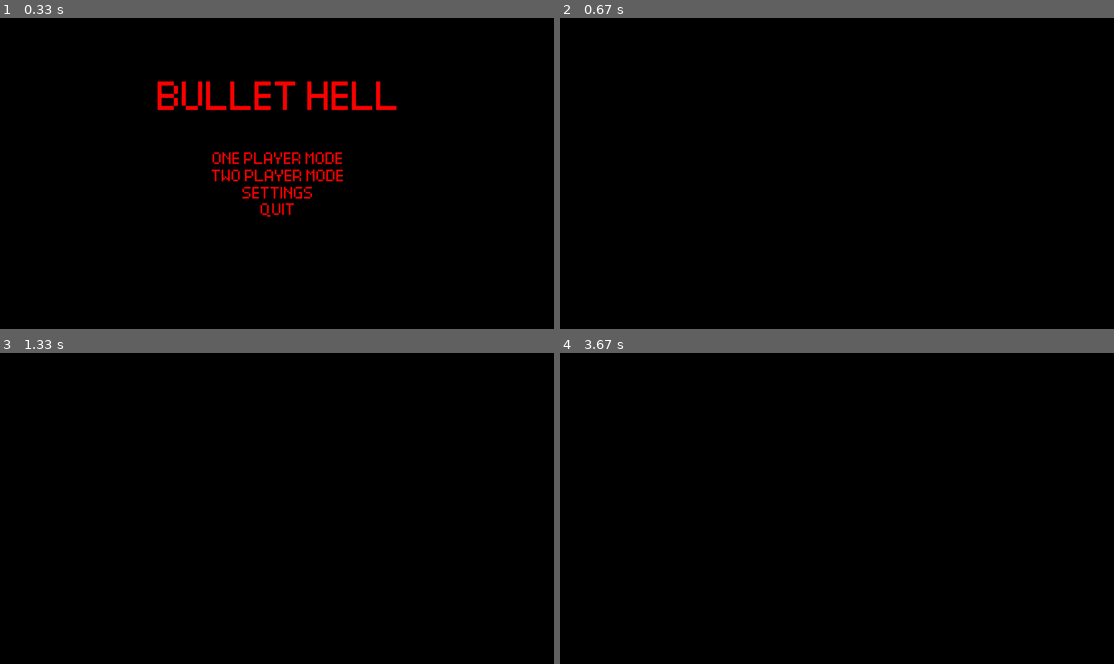
Above: before the commit, frames 1-4 (two rows, left to right).
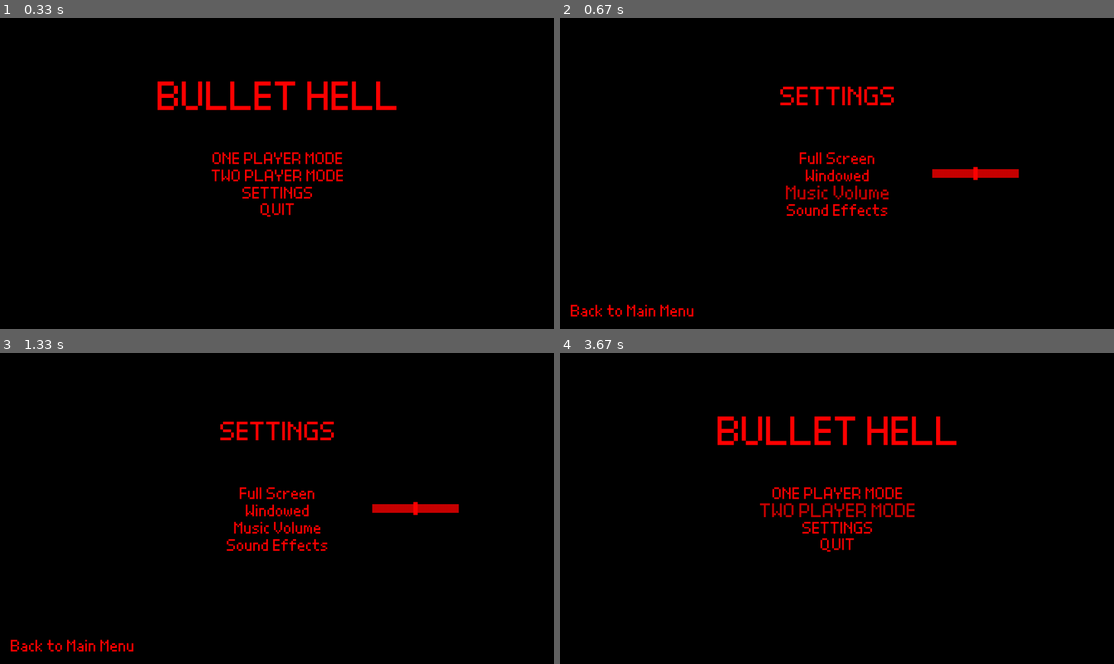
Above: after the commit, the same moments.

Repository: LJ-44/BulletHell
Game: pygame game, started from run_game.py
The game is run twice, just before and just after one commit, with the same random seed, the same clock (stepped at 60 frames per second) and the same inputs.
Inputs (mouse positions are in pixels of both pictures, inside the frame that each line leads up to):
- Up to frame 1 (0.33 s): no input
- Up to frame 2 (0.67 s): click (814, 185) at 0.38 s
- Up to frame 3 (1.33 s): click (415, 508) at 0.72 s; hold Esc from 1 s (still down)
- Up to frame 4 (3.67 s): release Esc at 1.47 s; press the mouse at (975, 508) at 1.53 s; move the mouse to (798, 474) at 1.63 s; release the mouse at (626, 440) at 1.77 s; click (632, 645) at 1.88 s; click (837, 492) at 2.22 s; click (837, 508) at 2.55 s; hold Esc 2.83-3.3 s; hold D 2.83-3.3 s; move the mouse to (787, 408) at 2.87 s; click (837, 508) at 3.38 s

Frame 1 is identical in both runs. In frame 2, 2.5% of the frame differs, in the area x 1-83%, y 21-97%; in frame 3, 2.4%; in frame 4, 3.0%, in the area x 28-72%, y 20-65%.

Commit message:
volume slider added to settings

Diff:
--- a/run_game.py
+++ b/run_game.py
@@ -7,34 +7,33 @@
 
 #TODO
 # right now:
-# ( ) homing bullet
-    # ( ) easy version - fire towards player's center position when spawned
-    # ( ) hard version - fire towards player continually tracking player's position
+# (X) homing bullet
+    # (X) easy version - fire towards player's center position when spawned
+    # (X) hard version - fire towards player continually tracking player's position
 # ( ) exploding bullet
     # ( ) get bullet to explode into shrapnel, shrapnel-player collision
     # ( ) fire towards player, explode when near player
 # ( ) lives counter
 # ( ) death system
 # later:
-# ( ) title screen
-    # ( ) singleplayer mode
-    # ( ) 2 player mode
-        # players choose their own color
-        # whoever dies (or runs out of lives) first loses
-    # ( ) difficulties
-        # easy - left/right walls only, low spawn rate
-        # medium - left/right/top walls, medium spawn rate
-        # hard - all edges, high spawn rate
-        # insane - all edges, very high spawn rate
-        # hell - all edges, extremely high spawn rate
+# (X) title screen
+    # (X) singleplayer mode
+    # (X) 2 player mode
+        # ( ) players choose their own color
+        # ( ) whoever dies (or runs out of lives) first loses
+    # (X) difficulties
+        # (X) easy - left/right walls only, low spawn rate
+        # (X) medium - left/right/top walls, medium spawn rate
+        # (X) hard - all edges, high spawn rate
+        # (X) insane - all edges, very high spawn rate
+        # (X) hell - all edges, extremely high spawn rate
 # ( ) high score
-    # save score into file by read/write (text file?)
-    # score = seconds survived * 10
+    # ( ) save score into file by read/write (text file?)
+    # ( ) score = seconds survived * 10
 # ( ) death system
-    # game over screen
-    #
+    # ( ) game over screen, "Try again? Rematch? etc"
 # ( ) sound effects - 8 bit
-# ( ) music - 8 bit (MANLORETTE PARTY - ADVENTURE TIME)
+# (X) music - 8 bit (MANLORETTE PARTY - ADVENTURE TIME)
 #TODO
 
 
@@ -46,18 +45,22 @@
     FPS = 60
 
     # display
+    pygame.mixer.pre_init()
+    pygame.mixer.init()
+    sound.play_music()
     pygame.init()
-    sound.play_music()
     resolution = (1280, 720)
     screen = pygame.display.set_mode(size=resolution)
     pygame.display.set_caption("Bullet Hell")
     clock = pygame.time.Clock()
 
-    # screens
+    # UI
     main_menu = MainMenu()
     settings_screen = SettingsScreen()
     pause_screen = PauseScreen()
     difficulty_screen = DifficultyScreen()
+    game_over_screen = GameOverScreen()
+    volume_slider = VolumeSlider((screen.get_width() * 0.75, screen.get_height() * 0.5))
 
     # sprites
     player_group = pygame.sprite.Group()
@@ -92,14 +95,15 @@
 
         mouse_up = False
         mouse_pos = pygame.mouse.get_pos()
+        mouse_clicked = pygame.mouse.get_pressed()[0]
 
         # Exit if user clicks X on window
         for event in pygame.event.get():
             if event.type == pygame.QUIT:
                 running = False
-            if event.type == pygame.MOUSEBUTTONUP and event.button == 1:
+            elif event.type == pygame.MOUSEBUTTONUP and event.button == 1:
                 mouse_up = True
-            if event.type == pygame.KEYDOWN:
+            elif event.type == pygame.KEYDOWN:
                 if event.key == pygame.K_ESCAPE:
                     if game_state == GameState.GAMEPLAY:
                         game_state = GameState.PAUSED
@@ -128,6 +132,15 @@
                     elif action == GameState.QUIT:
                         game_state = GameState.QUIT
 
+        elif game_state == GameState.SETTINGS:
+
+            for ui_element in settings_screen.ui_elements:
+                action = ui_element.update(mouse_pos, mouse_up)
+                if action is not None:
+                    if action == GameState.MAIN_MENU:
+                        game_state = GameState.MAIN_MENU
+            volume_slider.update(mouse_pos, mouse_clicked)
+
         elif game_state == GameState.CHOOSE_DIFFICULTY:
 
             for ui_element in difficulty_screen.ui_elements:
@@ -148,36 +161,30 @@
                     elif action == Difficulty.HELL:
                         game_state = GameState.GAMEPLAY
                         difficulty = Difficulty.HELL
-            ...
 
 
         elif game_state == GameState.GAMEPLAY:
 
             if difficulty == Difficulty.EASY:
-                normal_bullet_spawn_rate = 4
-                homing_bullet_spawn_rate = 1
-                exploding_bullet_spawn_rate = 1
-                ...
+                normal_bullet_spawn_rate = 5
+                homing_bullet_spawn_rate = 1
+                exploding_bullet_spawn_rate = 1
             elif difficulty == Difficulty.MEDIUM:
-                normal_bullet_spawn_rate = 7
-                homing_bullet_spawn_rate = 1
-                exploding_bullet_spawn_rate = 1
-                ...
+                normal_bullet_spawn_rate = 8
+                homing_bullet_spawn_rate = 1
+                exploding_bullet_spawn_rate = 1
             elif difficulty == Difficulty.HARD:
-                normal_bullet_spawn_rate = 10
-                homing_bullet_spawn_rate = 1
-                exploding_bullet_spawn_rate = 1
-                ...
+                normal_bullet_spawn_rate = 12
+                homing_bullet_spawn_rate = 1
+                exploding_bullet_spawn_rate = 1
             elif difficulty == Difficulty.INSANE:
-                normal_bullet_spawn_rate = 15
-                homing_bullet_spawn_rate = 1
-                exploding_bullet_spawn_rate = 1
-                ...
+                normal_bullet_spawn_rate = 17
+                homing_bullet_spawn_rate = 1
+                exploding_bullet_spawn_rate = 1
             elif difficulty == Difficulty.HELL:
-                normal_bullet_spawn_rate = 20
-                homing_bullet_spawn_rate = 1
-                exploding_bullet_spawn_rate = 1
-                ...
+                normal_bullet_spawn_rate = 24
+                homing_bullet_spawn_rate = 1
+                exploding_bullet_spawn_rate = 1
 
             # escape key pauses game
             if player_mode == PlayerMode.ONE_PLAYER:
@@ -249,15 +256,20 @@
                     elif action == GameState.QUIT:
                         game_state = GameState.QUIT
 
-        elif game_state == GameState.SETTINGS:
-
-            for ui_element in settings_screen.ui_elements:
-                action = ui_element.update(mouse_pos, mouse_up)
-                if action is not None:
-                    if action == GameState.MAIN_MENU:
+
+        elif game_state == GameState.GAME_OVER:
+
+            for ui_element in game_over_screen.ui_elements:
+                action = ui_element.update(mouse_pos, mouse_up)
+                if action is not None:
+                    if action == PlayerMode.ONE_PLAYER:
+                        player_mode = PlayerMode.ONE_PLAYER
+                    elif action == PlayerMode.TWO_PLAYER:
+                        player_mode = PlayerMode.TWO_PLAYER
+                    elif action == GameState.MAIN_MENU:
                         game_state = GameState.MAIN_MENU
-
-            ...
+                    elif action == GameState.QUIT:
+                        game_state = GameState.QUIT
 
         elif game_state == GameState.QUIT:
             running = False
@@ -272,7 +284,11 @@
         if game_state == GameState.MAIN_MENU:
             for ui_element in main_menu.ui_elements:
                 ui_element.draw(screen)
-            ...
+
+        elif game_state == GameState.SETTINGS:
+            for ui_element in settings_screen.ui_elements:
+                ui_element.draw(screen)
+            volume_slider.draw(screen)
 
         elif game_state == GameState.CHOOSE_DIFFICULTY:
             for ui_element in difficulty_screen.ui_elements:
@@ -281,9 +297,7 @@
         elif game_state == GameState.GAMEPLAY:
             player_group.draw(screen)
             bullets_group.draw(screen)
-            ...
-
-            ...
+
         elif game_state == GameState.PAUSED:
 
             player_group.draw(screen)
@@ -291,10 +305,14 @@
 
             # background dimming overlay effect when pausing
             overlay = pygame.Surface(screen.get_size(), pygame.SRCALPHA)
-            overlay.fill((0, 0, 0, 130))
+            overlay.fill((0, 0, 0, 100)) # 4th value is transparency
             screen.blit(overlay, (0, 0))
 
             for ui_element in pause_screen.ui_elements:
+                ui_element.draw(screen)
+
+        elif game_state == GameState.GAME_OVER:
+            for ui_element in game_over_screen.ui_elements:
                 ui_element.draw(screen)
         else:
             pass
--- a/src/menu.py
+++ b/src/menu.py
@@ -38,8 +38,8 @@
         # highlight element if mouse over
         return self.rects[1] if self.mouse_over else self.rects[0]
 
-    def update(self, mouse_position, mouse_up):
-        if self.rect.collidepoint(mouse_position):
+    def update(self, mouse_pos, mouse_up):
+        if self.rect.collidepoint(mouse_pos):
             self.mouse_over = True
             if mouse_up:
                 return self.action
@@ -92,6 +92,7 @@
     CHOOSE_DIFFICULTY = auto()
     SETTINGS = auto()
     PAUSED = auto()
+    GAME_OVER = auto()
     QUIT = auto()
 
 class PlayerMode(Enum):
@@ -217,6 +218,86 @@
                 }
                                         ])
 
+class VolumeSlider(Sprite):
+    def __init__(self,
+                 center_pos,
+                 slider_width: int = 200,
+                 slider_height: int = 20,
+                 handle_width: int = 10,
+                 handle_height:int = 30,
+                 current_volume: int = 50,
+                 min_volume: int = 0,
+                 max_volume: int = 100):
+        super().__init__()
+
+        screen = pygame.display.get_surface()
+        screen_width = screen.get_width()
+        screen_height = screen.get_height()
+
+        self.slider_width = slider_width
+        self.slider_height = slider_height
+        self.handle_width = handle_width
+        self.handle_height = handle_height
+        self.current_volume = current_volume
+        self.min_volume = min_volume
+        self.max_volume = max_volume
+        self.dragging_slider = False
+
+        self.slider = pygame.Surface((slider_width, slider_height))
+        self.slider.fill((200,0,0))
+
+        self.handle = pygame.Surface((handle_width, handle_height))
+        self.handle.fill((255,0,0))
+
+        self.image = pygame.Surface((slider_width, handle_height)).convert_alpha()
+        self.image.blit(self.slider, (0, (handle_height - slider_height) // 2))
+
+        self.update_handle_pos()
+
+        self.rect = self.image.get_rect(center=center_pos)
+
+    def update_handle_pos(self):
+        handle_xpos = int((self.current_volume - self.min_volume) /
+                          (self.max_volume - self.min_volume) *
+                          (self.slider_width - self.handle_width))
+
+        self.image.fill((0,0,0,0))
+        self.image.blit(self.slider, (0, (self.handle_height - self.slider_height) // 2))
+        self.image.blit(self.handle, (handle_xpos, 0))
+
+    def update(self, mouse_pos, mouse_clicked):
+
+        if not self.dragging_slider and mouse_clicked:
+
+            handle_xpos = int((self.current_volume - self.min_volume) /
+                          (self.max_volume - self.min_volume) *
+                          (self.rect.width - self.handle_width))
+
+            handle_rect = pygame.Rect(self.rect.x + handle_xpos,
+                                  self.rect.y,
+                                  self.handle_width,
+                                  self.handle_height)
+
+            if handle_rect.collidepoint(mouse_pos):
+                self.dragging_slider = True
+            ...
+        if self.dragging_slider:
+            relative_xpos = mouse_pos[0] - self.rect.x
+            self.current_volume = (relative_xpos / self.rect.width) * (self.max_volume - self.min_volume) + self.min_volume
+
+            self.current_volume = max(self.min_volume, min(self.max_volume, self.current_volume))
+            pygame.mixer.music.set_volume(float(self.current_volume / 100))
+            self.update_handle_pos()
+
+        if not mouse_clicked:
+            self.dragging_slider = False
+
+    def draw(self, surface):
+        surface.blit(self.image, self.rect)
+
+    def get_volume(self):
+        return self.current_volume
+
 class SettingsScreen:
     def __init__(self):
 
@@ -247,7 +328,7 @@
                                                      "action": None #TODO: figure this out
                                                  },
                                                  {
-                                                     "text": "Music",
+                                                     "text": "Music Volume",
                                                      "action": None #TODO: figure this out
                                                  },
                                                  {
@@ -257,8 +338,40 @@
                                              ],
                                              other_ui_specs=[
                                                  {
-                                                     "center_position": (screen_width * 0.1 , screen_height * 0.9),
+                                                     "center_position": (screen_width * 0.13 , screen_height * 0.94),
                                                      "text": "Back to Main Menu",
                                                      "action": GameState.MAIN_MENU
                                                  }
                                              ])
+
+class GameOverScreen:
+    def __init__(self):
+        screen = pygame.display.get_surface()
+        screen_height = screen.get_height()
+        screen_center_x = screen.get_width() / 2
+
+        title_position = (screen_center_x, screen_height * 0.25)
+
+        self.title_card = UIElement(
+            center_position=(title_position),
+            text="GAME OVER",
+            font_size=50,
+            text_rgb=(255,0,0),
+            action=None
+        )
+
+        self.ui_elements = build_ui_elements(screen=screen,
+                                             spaced_ui_specs=[
+                                                 {
+                                                     "text":"TRY AGAIN?",
+                                                     "action": PlayerMode.ONE_PLAYER #TODO: fix for two player
+                                                 },
+                                                 {
+                                                     "text":"MAIN MENU",
+                                                     "action": GameState.MAIN_MENU
+                                                 },
+                                                 {
+                                                     "text": "QUIT GAME",
+                                                     "action": GameState.QUIT
+                                                 }
+                                             ])
--- a/src/sound.py
+++ b/src/sound.py
@@ -13,8 +13,7 @@
 button_clicked_sound = " "
 
 
-def play_music(path=theme, volume=0.5):
-    pygame.mixer.init()
+def play_music(path=theme, volume=0.4):
     pygame.mixer.music.load(path)
     pygame.mixer.music.set_volume(volume)
     pygame.mixer.music.play(-1) # loop music
